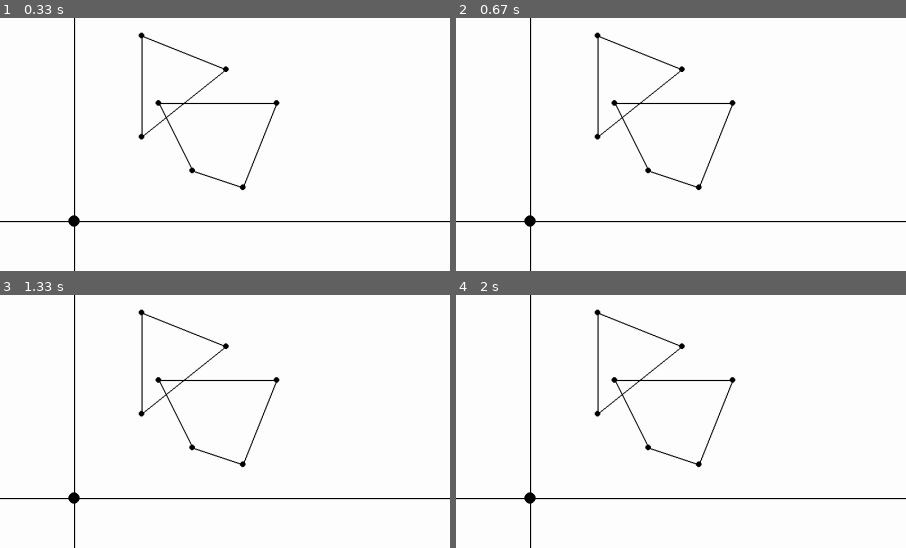
Above: before the commit, frames 1-4 (two rows, left to right).
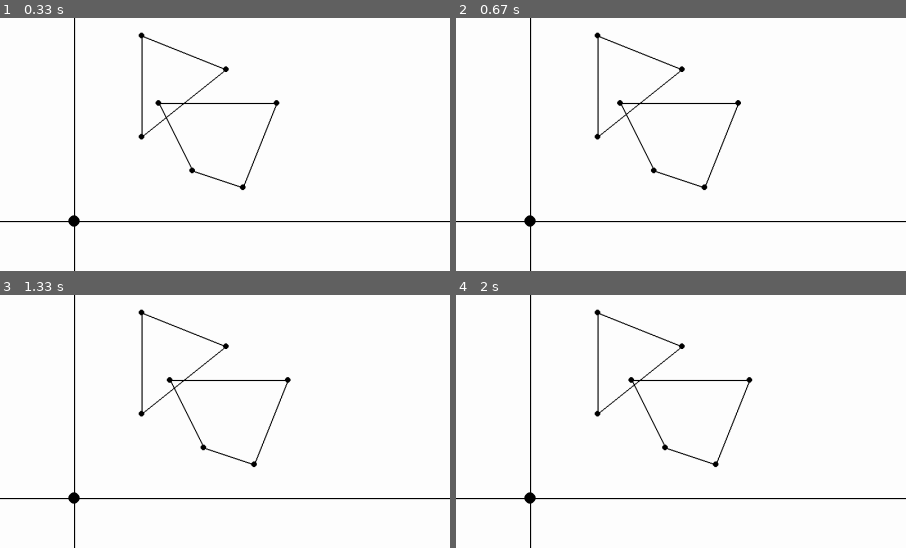
Above: after the commit, the same moments.

Repository: Ag-chr/GJK_SOP
Game: pygame game, started from main.py
The game is run twice, just before and just after one commit, with the same random seed, the same clock (stepped at 60 frames per second) and the same inputs.
Inputs:
- Up to frame 1 (0.33 s): no input
- Up to frame 2 (0.67 s): hold K from 0.33 s (still down); hold Right from 0.33 s (still down)
- Up to frame 3 (1.33 s): release K at 0.8 s; release Right at 0.8 s; tap K at 0.83 s; hold Right from 1.17 s (still down)
- Up to frame 4 (2 s): release Right at 1.63 s; hold Right from 1.67 s (still down)
The pictures show only the part of the screen within x 42-92%, y 10-60%; the shares and areas given below are measured in that part.

Frame 1 is identical in both runs. In frame 2, 0.8% of the frame differs, in the area x 34-64%, y 32-68%; in frame 3, 0.9%; in frame 4, 0.9%, in the area x 34-66%, y 32-68%.

Commit message:
Lavet kollision

Diff:
--- a/figurer.py
+++ b/figurer.py
@@ -1,9 +1,8 @@
 import pygame
 
 from matrix import Matrix
-from position import Punkt, Vektor
+from position import Punkt, Vektor, vektorTripelProdukt
 from pygameHelper import til_skærm
-
 
 class Figur:
     def __init__(self, punkter: [Punkt]):
@@ -14,6 +13,11 @@
         self.transformationer = [Matrix([[1,0],[0,1]])]
         self.komposition = Matrix([[1,0],[0,1]])
 
+    def fåPunkt(self, index):
+        return self.regn_punkt_transformation(self.punkter[index]) + self.centrum
+
+    def tilVerden(self, punkt: Punkt):
+        return self.regn_punkt_transformation(punkt) + self.centrum
 
     def fåPunktLængstVækIEnRetning(self, r: Vektor) -> Punkt:
         PunktLængstVæk = self.punkter[0]
@@ -24,7 +28,7 @@
                 maksSkalar = skalarProdukt
                 PunktLængstVæk = punkt
 
-        return PunktLængstVæk + self.centrum
+        return self.tilVerden(PunktLængstVæk)
 
     def tilføjTransformation(self, matrix: Matrix):
         # tjekker om matrix er rigtig størrelse (et 2x2 matrix)
@@ -51,20 +55,22 @@
         søjle_v = punkt.til_søjlevektor()
         søjle_v = self.komposition * søjle_v
         punkt = Punkt(søjle_v[0][0], søjle_v[1][0])
-        return punkt + self.centrum
+        return punkt
 
     def tegn(self, canvas):
         # beregn transformation for punkter
 
         # tegn nye punkter på skærm
-        tidligerePunkt = self.regn_punkt_transformation(self.punkter[0]).tuple()
+        tidligerePunkt = self.fåPunkt(0).tuple()
         pygame.draw.circle(canvas, (0,0,0), til_skærm(tidligerePunkt), 5)
-        for punkt in self.punkter[1::]: # [1::] springer over første punkt
-            punkt = self.regn_punkt_transformation(punkt).tuple()
+        for punkt in self.punkter:  # springer over første punkt
+            punkt = self.tilVerden(punkt).tuple()
+
             pygame.draw.circle(canvas, (0, 0, 0), til_skærm(punkt), 5)
             pygame.draw.line(canvas, (0,0,0), til_skærm(tidligerePunkt), til_skærm(punkt), 2)
+
             tidligerePunkt = punkt
-        pygame.draw.line(canvas, (0, 0, 0), til_skærm(tidligerePunkt), til_skærm(self.regn_punkt_transformation(self.punkter[0]).tuple()), 2)
+        pygame.draw.line(canvas, (0, 0, 0), til_skærm(tidligerePunkt), til_skærm(self.fåPunkt(0).tuple()), 2)
 
 
 class Simplex:
@@ -73,6 +79,9 @@
 
     def tilføj(self, punkt: Punkt):
         self.punkter.insert(0, punkt)
+
+    def fjern(self, punkt: Punkt):
+        self.punkter.remove(punkt)
 
     # få seneste tilføjet punkt
     def fåSeneste(self) -> Punkt:
@@ -85,8 +94,41 @@
         return self.punkter[2]
 
     # se om simplex indeholder punktet
-    def indeholder(self, punkt: Punkt):
-        pass
+    def indeholder(self, punkt: Punkt, r: Vektor):
+        a = self.fåSeneste()
+
+        ao = Punkt(0,0) - a
+        if (len(self.punkter) == 3):
+            b = self.fåB()
+            c = self.fåC()
+
+            ab = b - a
+            ac = c - a
+
+            abVinkelret = vektorTripelProdukt(ac, ab, ab)
+            acVinkelret = vektorTripelProdukt(ab, ac, ac)
+
+            if abVinkelret.dot(ao) > 0:
+                self.fjern(c)
+                r.sæt(abVinkelret)
+            else:
+                if acVinkelret.dot(ao) > 0:
+                    self.fjern(b)
+                    r.sæt(acVinkelret)
+                else:
+                    return True
+
+        else: # betyder at det er et linje segment
+            b = self.fåB()
+
+            ab = b - a
+            abVinkelret = vektorTripelProdukt(ab, ao, ab)
+
+            r.sæt(abVinkelret)
+        return False
+
+    def __repr__(self):
+        return f"Punkter: {self.punkter}"
 
 
 if __name__ == '__main__':
--- a/gjk_funkioner.py
+++ b/gjk_funkioner.py
@@ -1,4 +1,5 @@
-from figurer import *
+from figurer import Figur, Vektor, Punkt, Simplex
+
 
 def support(figur1: Figur, figur2: Figur, r: Vektor) -> Punkt:
     p1 = figur1.fåPunktLængstVækIEnRetning(r)
@@ -9,12 +10,7 @@
     return p3
 
 
-# får retning mod origo
-def fåRetning(simplex: Simplex):
-    pass
 
-def vektorTripelProdukt(a: Vektor, b: Vektor, c: Vektor) -> Vektor:
-    return b * (c.dot(a)) - (a * (c.dot(b)))
 
 if __name__ == '__main__':
     figur1 = Figur([Punkt(4,5), Punkt(9,9), Punkt(4,11)])
--- a/main.py
+++ b/main.py
@@ -1,3 +1,5 @@
+import array
+
 import pygame
 import math
 
@@ -7,7 +9,6 @@
 
 pygame.init()
 clock = pygame.time.Clock()
-running = True
 
 window = pygame.display.set_mode((VINDUEBREDDE, VINDUEHØJDE))
 scale = VINDUEHØJDE / 100
@@ -15,16 +16,10 @@
 
 figurer = []
 
-"""
-figur = Figur([Punkt(-100, 100), Punkt(100, 100), Punkt(100, -100), Punkt(-100, -100)])
-figur.centrum = Punkt(0, 0)
-
 rotate = Matrix([
     [math.cos(math.degrees(30)), -math.sin(math.degrees(30))],
     [math.sin(math.degrees(30)), math.cos(math.degrees(30))]
 ])
-
-figur.tilføjTransformation(rotate)"""
 
 figur1 = Figur([Punkt(4,11), Punkt(9,9), Punkt(4,5)])
 figur2 = Figur([Punkt(5, 7), Punkt(12, 7), Punkt(10, 2), Punkt(7, 3)])
@@ -33,33 +28,40 @@
     [30, 0],
     [0, 30]
 ])
+
+#TODO: lav kode som kan bruges til at teste hvor hurtig algoritmen er
+
 figur1.tilføjTransformation(skalere)
 figur2.tilføjTransformation(skalere)
-figur1.centrum.x *= 30
-figur1.centrum.y *= 30
-figur2.centrum.x *= 30
-figur2.centrum.y *= 30
-
+figur1.centrum *= 30
+figur2.centrum *= 30
 
 figurer.append(figur1)
 figurer.append(figur2)
 
-
-if __name__ == '__main__':
+def start():
+    running = True
     while running:
         clock.tick(60)
-
         for event in pygame.event.get():
             if event.type == pygame.QUIT:
                 running = False
             elif event.type == pygame.KEYDOWN and event.key == pygame.K_ESCAPE:
                 running = False
+            elif event.type == pygame.KEYDOWN and event.key == pygame.K_k:
+                print(tjekKollision(figur1, figur2))
+            elif event.type == pygame.KEYDOWN and event.key == pygame.K_LEFT:
+                figur2.centrum.x -= 10
+            elif event.type == pygame.KEYDOWN and event.key == pygame.K_RIGHT:
+                figur2.centrum.x += 10
 
         canvas.fill((255, 255, 255))
-        pygame.draw.line(canvas, (0,0,0), til_skærm(-VINDUEBREDDE/2, 0), til_skærm(VINDUEBREDDE/2, 0), 2) # vandret linje
-        pygame.draw.line(canvas, (0, 0, 0), til_skærm(0, -VINDUEHØJDE / 2), til_skærm(0, VINDUEHØJDE / 2),2)  # lodret linje
+        pygame.draw.line(canvas, (0, 0, 0), til_skærm(-VINDUEBREDDE / 2, 0), til_skærm(VINDUEBREDDE / 2, 0),
+                         2)  # vandret linje
+        pygame.draw.line(canvas, (0, 0, 0), til_skærm(0, -VINDUEHØJDE / 2), til_skærm(0, VINDUEHØJDE / 2),
+                         2)  # lodret linje
 
-        pygame.draw.circle(canvas, (0,0,0), til_skærm(0, 0), 10)
+        pygame.draw.circle(canvas, (0, 0, 0), til_skærm(0, 0), 10)
 
         for figur in figurer:
             figur.tegn(canvas)
@@ -67,3 +69,34 @@
         window.set_clip(pygame.Rect((0, 0), (VINDUEBREDDE, VINDUEHØJDE)))
         window.blit(canvas, (0, 0))
         pygame.display.update()
+
+
+
+from gjk_funkioner import support
+
+def tjekKollision(figur1: Figur, figur2: Figur) -> bool:
+    simplex = Simplex()
+    # Der vælges en søge retning mod figur2 fra figur1
+    r = Vektor(figur2.centrum.x - figur1.centrum.x,
+               figur2.centrum.y - figur1.centrum.y).enhed_vektor()
+    # Får første minkowski difference punkt
+    simplex.tilføj(support(figur1,figur2, r))
+
+    r = -r # gør den anden retning for næste punkt
+
+    while True:
+        # tilføjer nyt punkt
+        simplex.tilføj(support(figur1, figur2, r))
+
+        # sikre at det nyeste tilføjet punkt faktisk passerede origo
+        if (simplex.fåSeneste().dot(r) <= 0):
+            # det betyder at punktet passerede ikke origo
+            # dette betyder at det er umuligt at lave en trekant som indeholder origo
+            # da vi altid laver punkter på kanten af minkowski differencen
+            return False
+        else:
+            if (simplex.indeholder(Punkt(0,0), r)):
+                return True
+
+if __name__ == '__main__':
+    start()
--- a/position.py
+++ b/position.py
@@ -25,6 +25,11 @@
                 [self.x],
                 [self.y]
             ])
+
+    def sæt(self, punkt):
+        self.x = punkt.x
+        self.y = punkt.y
+        self.z = punkt.z
 
     def __add__(self, other):
         x = self.x + other.x
@@ -95,5 +100,10 @@
         længde = self.længde()
         return Vektor(self.x/længde, self.y/længde, self.z/længde)
 
+
     def __repr__(self):
         return f"Vektor(x: {self.x}, y: {self.y}, z: {self.z})"
+
+
+def vektorTripelProdukt(a: Vektor, b: Vektor, c: Vektor) -> Vektor:
+    return b * (c.dot(a)) - (a * (c.dot(b)))
